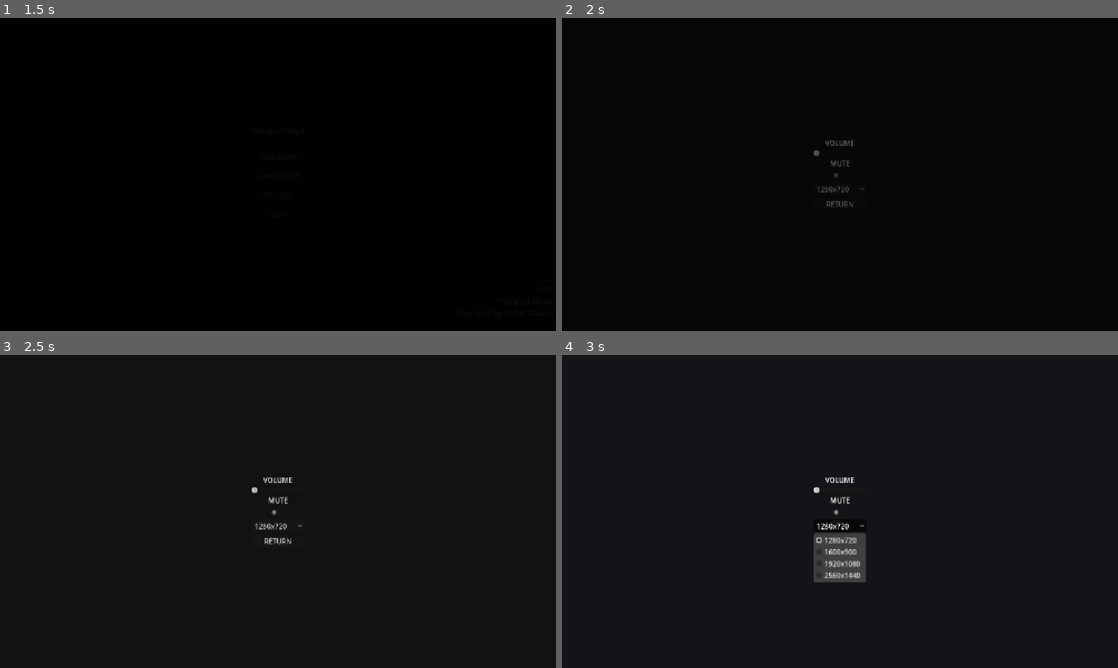
Above: before the commit, frames 1-4 (two rows, left to right).
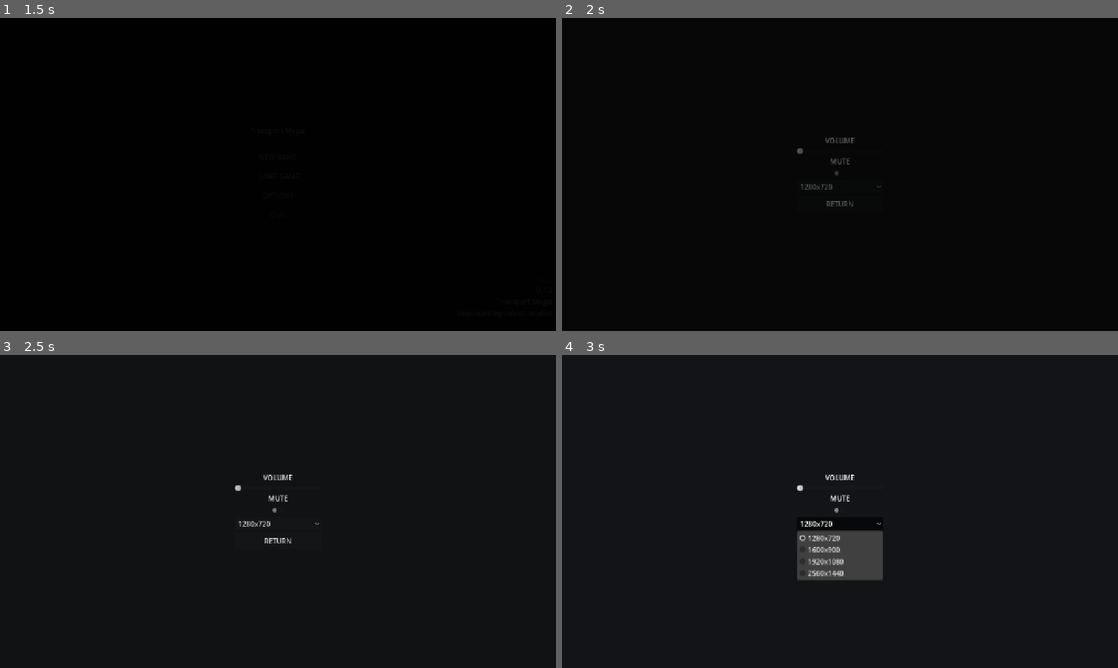
Above: after the commit, the same moments.

Repository: Indept-Studios/Transport-Mogul
Game: Godot game, scene res://scenes/menus/main_menu.tscn
Two runs of this game, one before a commit and one after it. Both use one fixed random seed, a clock stepped at 60 frames per second and the inputs below.
Inputs:
- Up to frame 1 (1.5 s): click "OPTIONS" at 0.5 s; click "NEW GAME" at 1.25 s
- Up to frame 2 (2 s): no input
- Up to frame 3 (2.5 s): click "RETURN" at 2 s
- Up to frame 4 (3 s): click "1280x720" at 2.75 s

Frame 1 is identical in both runs. In frame 2, 0.2% of the frame differs, in the area x 42-58%, y 38-56%; in frame 3, 0.4%; in frame 4, 2.0%, in the area x 42-58%, y 38-73%.

Commit message:
ref: improved translation

Diff:
--- a/Translation.csv
+++ b/Translation.csv
@@ -1,8 +1,14 @@
 keys,description,de,en
-NEW_GAME_BUTTON,MAINMENU,NEUES SPIEL,NEW GAME
-LOAD_BUTTON, MAINMENU,SPIEL LADEN, LOAD GAME
-OPTIONS_BUTTON,MAINMENU,OPTIONEN,OPTIONS
-EXIT_BUTTON,MAINMENU,QUIT,QUIT
-VOLUME_LABEL,OPTIONSMENU,LAUTSTÄRKE,VOLUME
-MUTE_LABEL,OPTIONSMENU,STUMM,MUTE
-RETURN_BUTTON,OPTIONSMENU,ZURÜCK,RETURN
+NEW_GAME_BUTTON_MAINMENU,MAINMENU,NEUES SPIEL,NEW GAME
+LOAD_BUTTON_MAINMENU, MAINMENU,SPIEL LADEN, LOAD GAME
+OPTIONS_BUTTON_MAINMENU,MAINMENU,OPTIONEN,OPTIONS
+EXIT_BUTTON_MAINMENU,MAINMENU,QUIT,QUIT
+VOLUME_LABEL_OPTIONSMENU,OPTIONSMENU,LAUTSTÄRKE,VOLUME
+MUTE_LABEL_OPTIONSMENU,OPTIONSMENU,STUMM,MUTE
+RETURN_BUTTON_OPTIONSMENU,OPTIONSMENU,ZURÜCK,RETURN
+TITLELABEL_PAUSMENU,PAUSEMENU, SPIEL PAUSIERT,GAME PAUSED
+RESUME_BUTTON_PAUSMENU,PAUSEMENU,WEITERMACHEN,RESUME
+SAVE_BUTTON_PAUSMENU,PAUSEMENU,SPEICHERN,SAVE GAME
+LOAD_BUTTON_PAUSMENU,PAUSEMENU,LADEN,LOAD GAME
+QUIT_BUTTON_TO_MAINMENU,PAUSEMENU,INS HAUPTMENÜ, QUIT TO MAIN MENU
+QUIT_BUTTON_TO_DESKTOP,PAUSEMENU, QUIT,QUIT TO DESKTOP
--- a/scenes/game/game.tscn
+++ b/scenes/game/game.tscn
@@ -327,39 +327,44 @@
 [node name="TitelLabel" type="Label" parent="PauseLayer/PauseRoot/PanelContainer/MarginContainer/VBoxContainer" unique_id=1106642680]
 process_mode = 2
 layout_mode = 2
-text = " Game Paused "
+text = "TITLELABEL_PAUSMENU"
 horizontal_alignment = 1
 vertical_alignment = 1
 
 [node name="ResumeButton" type="Button" parent="PauseLayer/PauseRoot/PanelContainer/MarginContainer/VBoxContainer" unique_id=1121722265]
 unique_name_in_owner = true
 process_mode = 2
-layout_mode = 2
-text = "Resume"
+custom_minimum_size = Vector2(200, 40)
+layout_mode = 2
+text = "RESUME_BUTTON_PAUSMENU"
 
 [node name="SaveButton" type="Button" parent="PauseLayer/PauseRoot/PanelContainer/MarginContainer/VBoxContainer" unique_id=1318164796]
 unique_name_in_owner = true
 process_mode = 2
-layout_mode = 2
-text = "Save Game"
+custom_minimum_size = Vector2(200, 40)
+layout_mode = 2
+text = "SAVE_BUTTON_PAUSMENU"
 
 [node name="LoadButton" type="Button" parent="PauseLayer/PauseRoot/PanelContainer/MarginContainer/VBoxContainer" unique_id=1793661703]
 unique_name_in_owner = true
 process_mode = 2
-layout_mode = 2
-text = "Load Game"
+custom_minimum_size = Vector2(200, 40)
+layout_mode = 2
+text = "LOAD_BUTTON_PAUSMENU"
 
 [node name="QuitToMenuButton" type="Button" parent="PauseLayer/PauseRoot/PanelContainer/MarginContainer/VBoxContainer" unique_id=1018837909]
 unique_name_in_owner = true
 process_mode = 2
-layout_mode = 2
-text = "Quit to Main Menu"
+custom_minimum_size = Vector2(200, 40)
+layout_mode = 2
+text = "QUIT_BUTTON_TO_MAINMENU"
 
 [node name="QuitGameButton" type="Button" parent="PauseLayer/PauseRoot/PanelContainer/MarginContainer/VBoxContainer" unique_id=1849287822]
 unique_name_in_owner = true
 process_mode = 2
-layout_mode = 2
-text = "Quit to Desktop"
+custom_minimum_size = Vector2(200, 40)
+layout_mode = 2
+text = "QUIT_BUTTON_TO_DESKTOP"
 
 [node name="DebugLayer" type="CanvasLayer" parent="." unique_id=394262597]
 process_mode = 3
--- a/scenes/menus/main_menu.tscn
+++ b/scenes/menus/main_menu.tscn
@@ -50,7 +50,7 @@
 theme_override_constants/separation = 4
 alignment = 1
 
-[node name="Label" type="Label" parent="UI/UIRoot/Panel/CenterContainer/VBoxContainer" unique_id=1095224661]
+[node name="GameNameLabel" type="Label" parent="UI/UIRoot/Panel/CenterContainer/VBoxContainer" unique_id=1095224661]
 layout_mode = 2
 text = "Transport Mogul
 "
@@ -59,27 +59,27 @@
 
 [node name="NewGameBtn" type="Button" parent="UI/UIRoot/Panel/CenterContainer/VBoxContainer" unique_id=1602944212]
 unique_name_in_owner = true
-custom_minimum_size = Vector2(120, 40)
+custom_minimum_size = Vector2(200, 40)
 layout_mode = 2
-text = "NEW_GAME_BUTTON"
+text = "NEW_GAME_BUTTON_MAINMENU"
 
 [node name="LoadBtn" type="Button" parent="UI/UIRoot/Panel/CenterContainer/VBoxContainer" unique_id=981257416]
 unique_name_in_owner = true
-custom_minimum_size = Vector2(120, 40)
+custom_minimum_size = Vector2(200, 40)
 layout_mode = 2
-text = "LOAD_BUTTON"
+text = "LOAD_BUTTON_MAINMENU"
 
 [node name="OptionsBtn" type="Button" parent="UI/UIRoot/Panel/CenterContainer/VBoxContainer" unique_id=723590108]
 unique_name_in_owner = true
-custom_minimum_size = Vector2(120, 40)
+custom_minimum_size = Vector2(200, 40)
 layout_mode = 2
-text = "OPTIONS_BUTTON"
+text = "OPTIONS_BUTTON_MAINMENU"
 
 [node name="ExitBtn" type="Button" parent="UI/UIRoot/Panel/CenterContainer/VBoxContainer" unique_id=731996776]
 unique_name_in_owner = true
-custom_minimum_size = Vector2(120, 40)
+custom_minimum_size = Vector2(200, 40)
 layout_mode = 2
-text = "EXIT_BUTTON"
+text = "EXIT_BUTTON_MAINMENU"
 
 [node name="Background_Layer" type="CanvasLayer" parent="." unique_id=662272131]
 layer = -10
--- a/scenes/menus/options_menu.tscn
+++ b/scenes/menus/options_menu.tscn
@@ -27,7 +27,7 @@
 
 [node name="VolumeLabel" type="Label" parent="CenterContainer/MarginContainer/VBoxContainer" unique_id=338544933]
 layout_mode = 2
-text = "VOLUME_LABEL"
+text = "VOLUME_LABEL_OPTIONSMENU"
 horizontal_alignment = 1
 vertical_alignment = 1
 
@@ -36,7 +36,7 @@
 
 [node name="MuteBtnLabel" type="Label" parent="CenterContainer/MarginContainer/VBoxContainer" unique_id=146123678]
 layout_mode = 2
-text = "MUTE_LABEL"
+text = "MUTE_LABEL_OPTIONSMENU"
 horizontal_alignment = 1
 vertical_alignment = 1
 
@@ -60,8 +60,9 @@
 popup/item_3/id = 3
 
 [node name="BackBtn" type="Button" parent="CenterContainer/MarginContainer/VBoxContainer" unique_id=1832895208]
+custom_minimum_size = Vector2(200, 40)
 layout_mode = 2
-text = "RETURN_BUTTON"
+text = "RETURN_BUTTON_OPTIONSMENU"
 
 [node name="BackgroundLayer" type="CanvasLayer" parent="." unique_id=1182775498]
 layer = -10
--- a/scenes/menus/pause_menu.tscn
+++ /dev/null
@@ -1,100 +0,0 @@
-[gd_scene format=3 uid="uid://lmv6ensfbcuy"]
-
-[ext_resource type="Script" uid="uid://d3ic5y7qga7vu" path="res://scripts/ui/pause_menu.gd" id="1_qo3ou"]
-
-[node name="PauseMenu" type="CanvasLayer" unique_id=1879502241]
-process_mode = 3
-script = ExtResource("1_qo3ou")
-
-[node name="SaveFlash" type="ColorRect" parent="." unique_id=1667927231]
-process_mode = 2
-z_index = 100
-anchors_preset = 15
-anchor_right = 1.0
-anchor_bottom = 1.0
-grow_horizontal = 2
-grow_vertical = 2
-mouse_filter = 2
-color = Color(0, 1, 0.25490198, 0.003921569)
-
-[node name="PopupLayer" type="Control" parent="." unique_id=1011919756]
-process_mode = 2
-layout_mode = 3
-anchors_preset = 15
-anchor_right = 1.0
-anchor_bottom = 1.0
-grow_horizontal = 2
-grow_vertical = 2
-
-[node name="Overlay" type="ColorRect" parent="PopupLayer" unique_id=281856584]
-process_mode = 2
-layout_mode = 1
-anchors_preset = 15
-anchor_right = 1.0
-anchor_bottom = 1.0
-grow_horizontal = 2
-grow_vertical = 2
-color = Color(0.07058824, 0.078431375, 0.09019608, 1)
-
-[node name="PanelContainer" type="PanelContainer" parent="PopupLayer" unique_id=30872891]
-process_mode = 2
-layout_mode = 1
-anchors_preset = 8
-anchor_left = 0.5
-anchor_top = 0.5
-anchor_right = 0.5
-anchor_bottom = 0.5
-offset_left = -20.0
-offset_top = -20.0
-offset_right = 20.0
-offset_bottom = 20.0
-grow_horizontal = 2
-grow_vertical = 2
-
-[node name="MarginContainer" type="MarginContainer" parent="PopupLayer/PanelContainer" unique_id=1695392947]
-process_mode = 2
-layout_mode = 2
-theme_override_constants/margin_left = 4
-theme_override_constants/margin_top = 4
-theme_override_constants/margin_right = 4
-theme_override_constants/margin_bottom = 4
-
-[node name="VBoxContainer" type="VBoxContainer" parent="PopupLayer/PanelContainer/MarginContainer" unique_id=2101489547]
-process_mode = 2
-layout_mode = 2
-theme_override_constants/separation = 4
-
-[node name="TitelLabel" type="Label" parent="PopupLayer/PanelContainer/MarginContainer/VBoxContainer" unique_id=1547476150]
-process_mode = 2
-layout_mode = 2
-text = " Game Paused "
-horizontal_alignment = 1
-vertical_alignment = 1
-
-[node name="ResumeButton" type="Button" parent="PopupLayer/PanelContainer/MarginContainer/VBoxContainer" unique_id=1012313148]
-process_mode = 2
-layout_mode = 2
-text = "Resume"
-
-[node name="SaveButton" type="Button" parent="PopupLayer/PanelContainer/MarginContainer/VBoxContainer" unique_id=1278188156]
-process_mode = 2
-layout_mode = 2
-text = "Save Game"
-
-[node name="LoadButton" type="Button" parent="PopupLayer/PanelContainer/MarginContainer/VBoxContainer" unique_id=1956604113]
-process_mode = 2
-layout_mode = 2
-text = "Load Game"
-
-[node name="QuitToMenuButton" type="Button" parent="PopupLayer/PanelContainer/MarginContainer/VBoxContainer" unique_id=1947715933]
-process_mode = 2
-layout_mode = 2
-text = "Quit to Main Menu"
-
-[node name="QuitGameButton" type="Button" parent="PopupLayer/PanelContainer/MarginContainer/VBoxContainer" unique_id=388370407]
-process_mode = 2
-layout_mode = 2
-text = "Quit to Desktop"
-
-[node name="QuitConfirm" type="ConfirmationDialog" parent="." unique_id=1046466349]
-oversampling_override = 1.0
